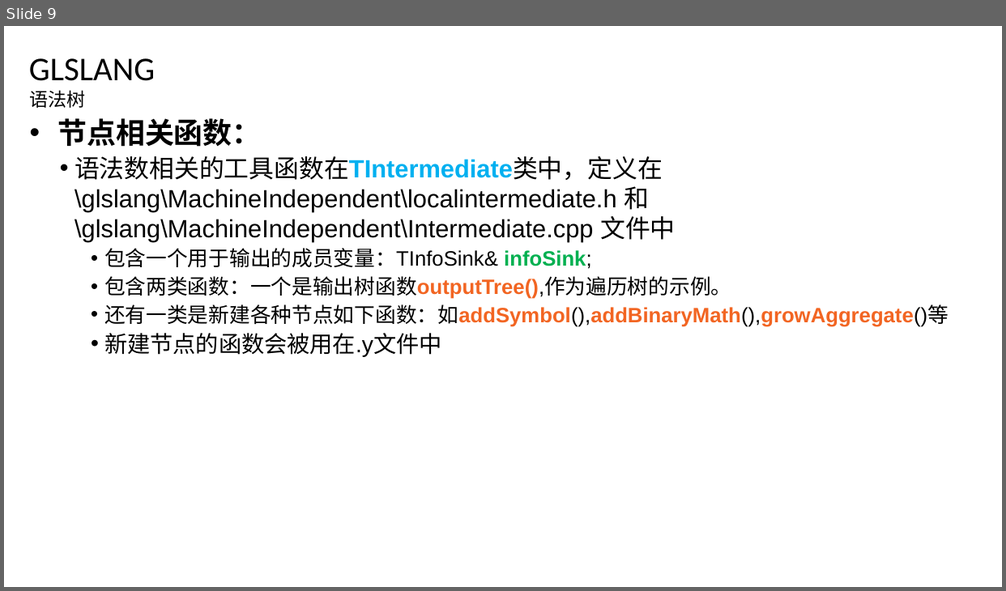
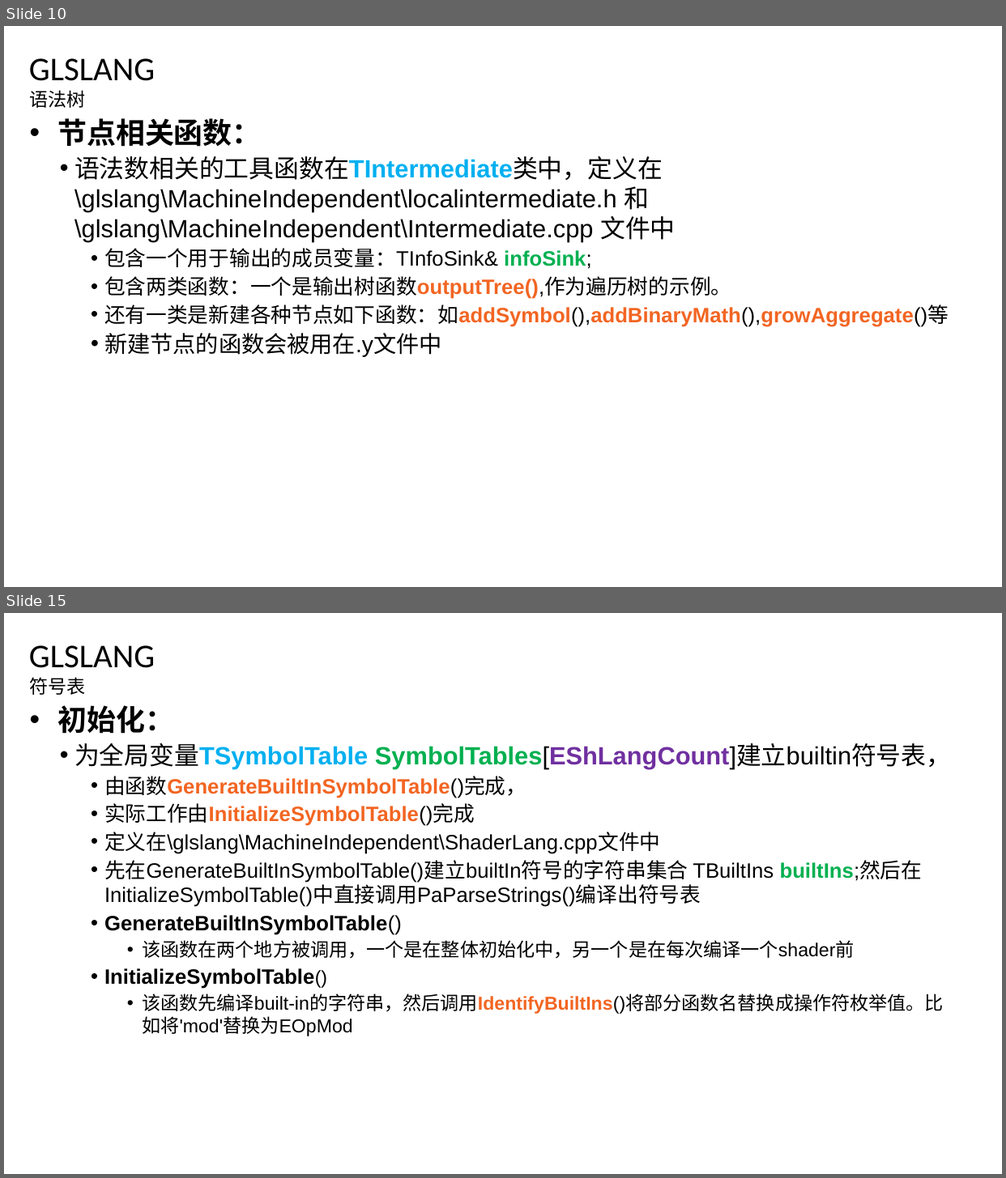
Before and after one commit to feifei14119/glslang, a slide deck: doc/glslang study.pptx. Shown one above the other, each under a label of ours: slide 9 before the commit, slides 10 and 15 after it; the slides between them are not shown. The pictures are 1006x591 and 1006x1178 pixels, drawn with LibreOffice and Linux fonts; fonts in the diff are those of the drawing; background and template pictures are left out. Boxes give left, top, right and bottom in pixels: in the first picture for what was removed or moved away, otherwise in the second. Text is boxed around its words. In the diff, an @@ line names an element or a change of style, - is before the commit and + after.

Commit message:
study symbol table

```diff
--- a/doc/glslang study.pptx
+++ b/doc/glslang study.pptx
@@ slide 15 added at <box>4,613,1002,1174</box>, background #FFFFFF; not listed: 1 template element that a slide beside it also shows @@
@@ title added at <box>29,645,155,668</box>, 32 pt, text #000000 @@
+GLSLANG
@@ text added at <box>30,677,86,695</box>, 18 pt, text #000000 @@
+符号表
@@ text added at <box>57,705,951,1037</box>, 20 pt, text #000000 @@
+• 初始化：
+  • 为全局变量TSymbolTable SymbolTables[EShLangCount]建立builtin符号表，
+    • 由函数GenerateBuiltInSymbolTable()完成，
+    • 实际工作由InitializeSymbolTable()完成
+    • 定义在\glslang\MachineIndependent\ShaderLang.cpp文件中
+    • 先在GenerateBuiltInSymbolTable()建立builtIn符号的字符串集合 TBuiltIns builtIns;然后在InitializeSymbolTable()中直接调用PaParseStrings()编译出符号表
+    • GenerateBuiltInSymbolTable()
+      • 该函数在两个地方被调用，一个是在整体初始化中，另一个是在每次编译一个shader前
+    • InitializeSymbolTable()
+      • 该函数先编译built-in的字符串，然后调用IdentifyBuiltIns()将部分函数名替换成操作符枚举值。比如将'mod'替换为EOpMod
@@ what was slide 9 is now slide 10 @@
```
Also in this commit, not shown: 5 slides changed, 3 other slides added, 10 other files.
